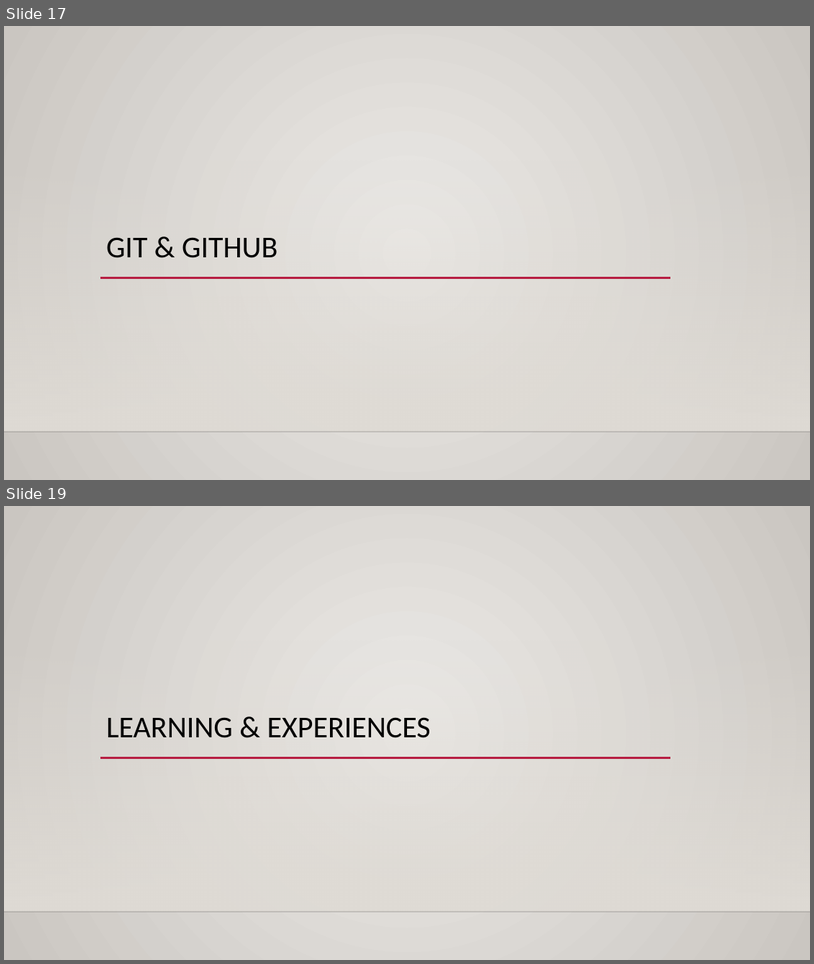
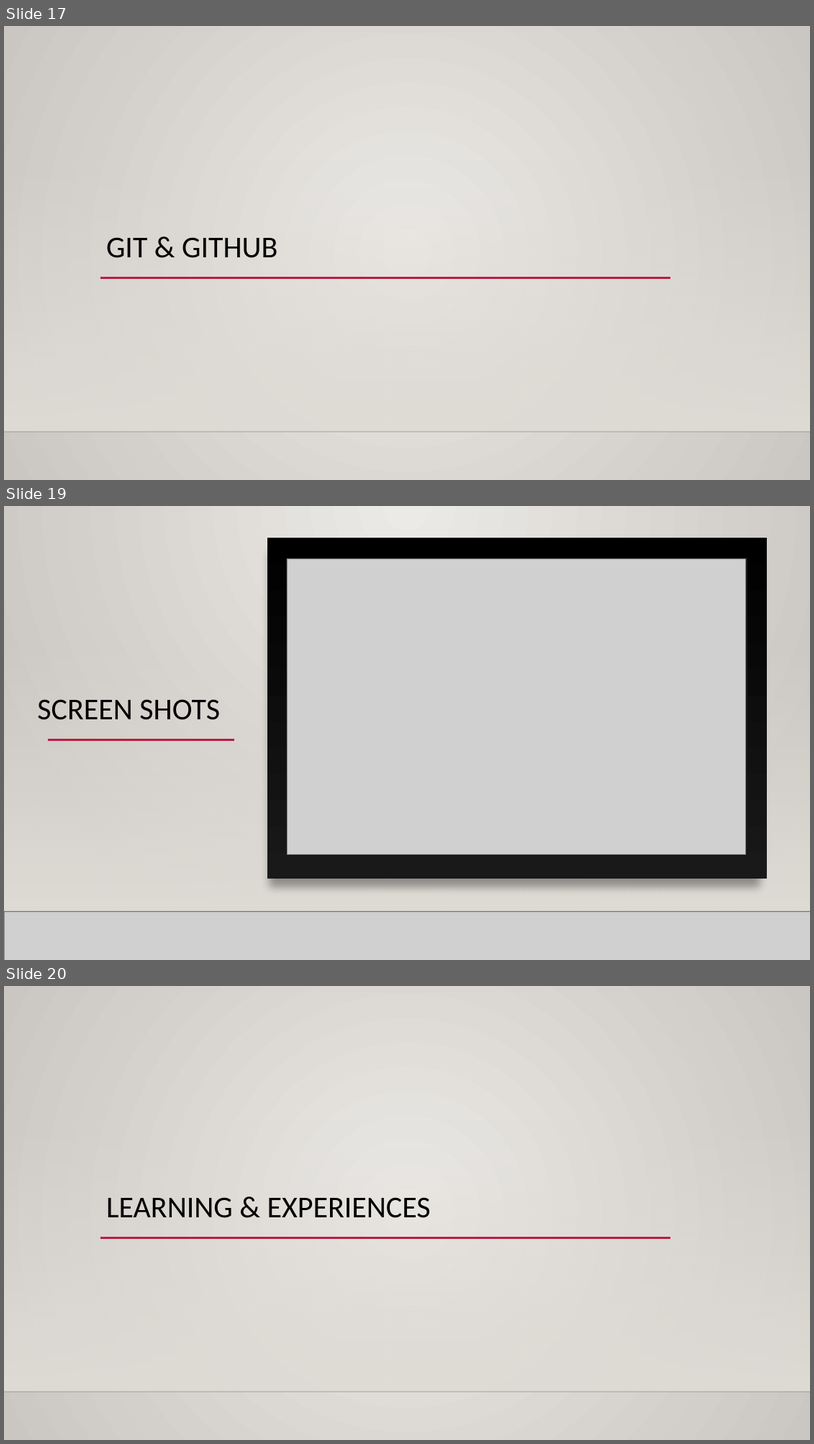
Before and after one commit to aukokyong/DSS, a slide deck: DSSpresentation.pptx. Shown one above the other, each under a label of ours: slides 17 and 19 before the commit, slides 17, 19 and 20 after it; the slides between them are not shown. The pictures are 814x964 and 814x1444 pixels, drawn with LibreOffice and Linux fonts; fonts in the diff are those of the drawing; grey boxes stand for pictures; background and template pictures are left out. Boxes give left, top, right and bottom in pixels: in the first picture for what was removed or moved away, otherwise in the second. Text is boxed around its words. In the diff, an @@ line names an element or a change of style, - is before the commit and + after.

```diff
--- a/DSSpresentation.pptx
+++ b/DSSpresentation.pptx
@@ slide 19 added at (4, 506, 810, 960), background gradient #ECEAE7 to #CAC7C1; not listed: 2 template elements that a slide beside it also shows @@
@@ rectangle added at (4, 506, 810, 960), fill gradient #ECEAE7 to #CAC7C1 @@
@@ rectangle added at (267, 538, 767, 879), fill gradient #000001 to #191919 @@
@@ rectangle added at (288, 560, 746, 855), fill gradient #DADADA to #FFFFFE, outline #191919 4 pt @@
@@ picture added at (288, 559, 746, 854) @@
@@ line added from (100, 628) to (736, 628), #B71E42 2.5 pt @@
@@ rectangle added at (4, 640, 810, 911), fill gradient #DFDBD5 @@
@@ rectangle added at (4, 640, 810, 911), fill gradient #DFDBD5 @@
@@ title added at (37, 699, 220, 720), 36 pt, text #000000 @@
+SCREEN SHOTS
@@ line added from (47, 739) to (234, 739), #B71E42 2.5 pt @@
@@ line added from (164, 739) to (736, 739), #B71E42 2.5 pt @@
@@ line added from (4, 911) to (810, 911), #000001 1 pt @@
@@ picture added at (4, 911, 810, 960) @@
@@ line added from (4, 911) to (810, 911), #000001 1 pt @@
@@ what was slide 19 is now slide 20 @@
```
Also in this commit, not shown: 3 slides changed, 1 other slide added, 1 slide removed.
